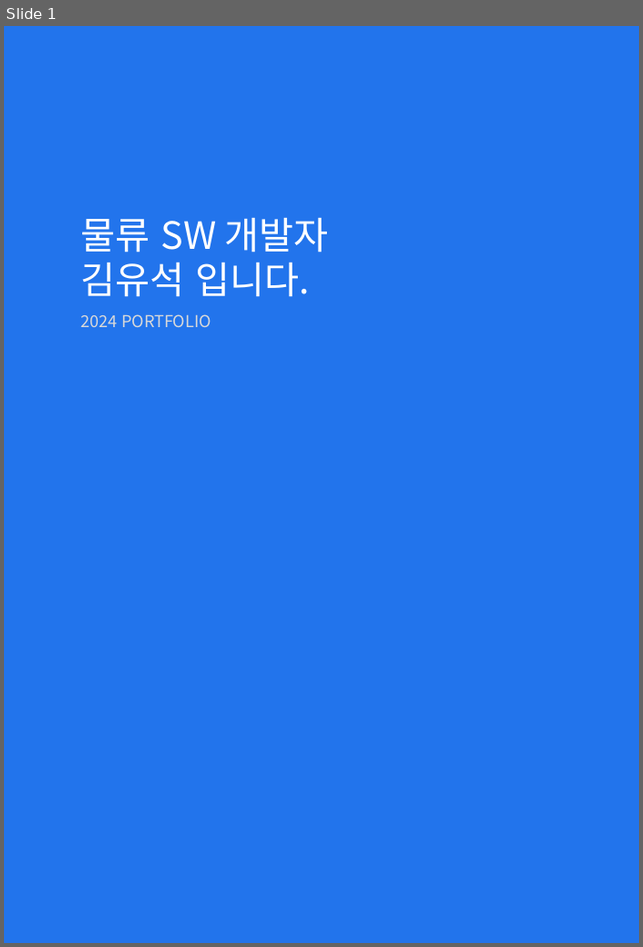
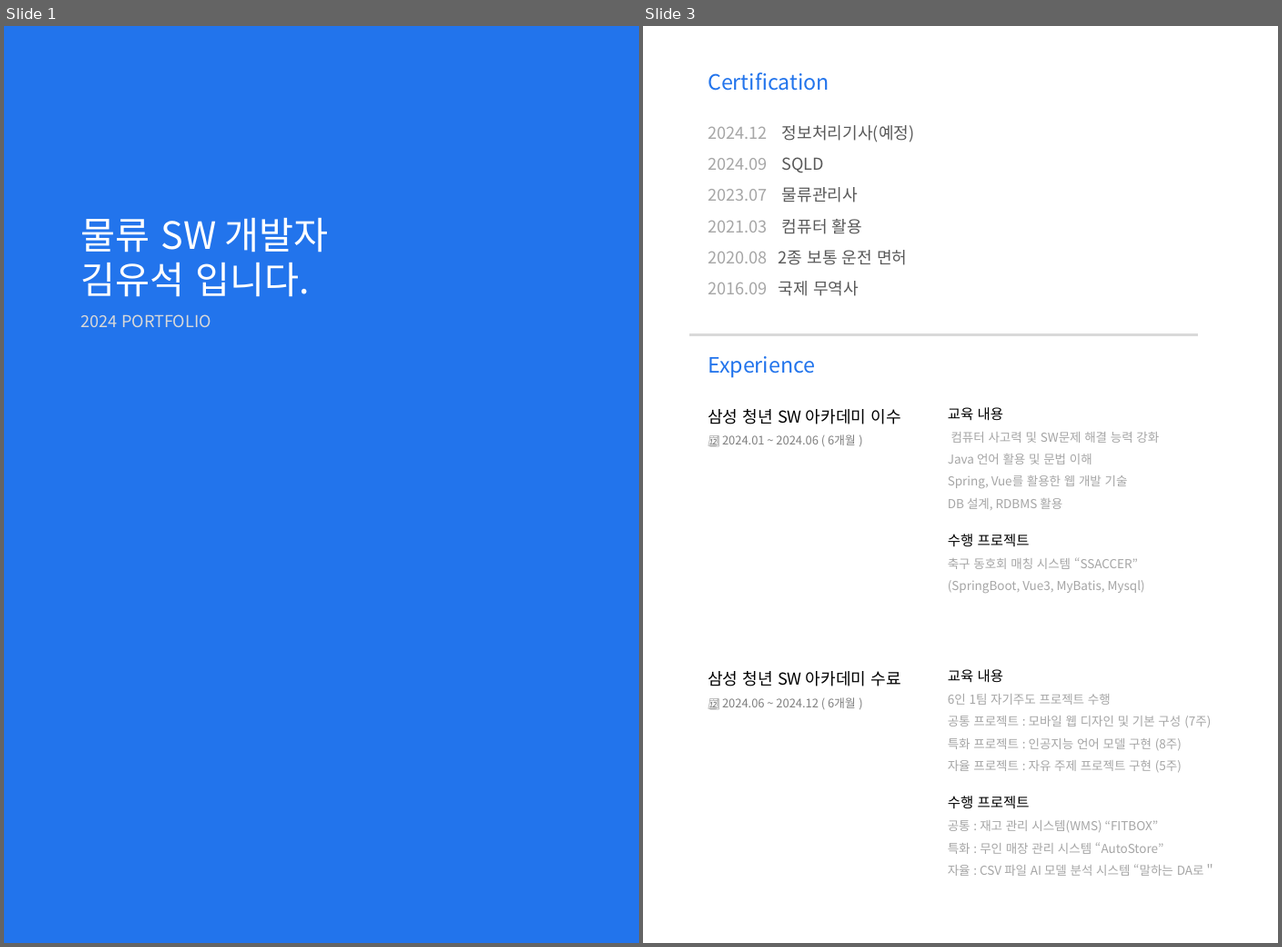
Before and after one commit to yuseok01/itgorae, a slide deck: ppt/김유석 포트폴리오3.pptx. Shown side by side, each under a label of ours: slide 1 before the commit, slides 1 and 3 after it; the slides between them are not shown. The pictures are 643x947 and 1282x947 pixels, drawn with LibreOffice and Linux fonts; fonts in the diff are those of the drawing. Boxes give left, top, right and bottom in pixels: in the first picture for what was removed or moved away, otherwise in the second. Text is boxed around its words. In the diff, an @@ line names an element or a change of style, - is before the commit and + after.

Commit message:
1124

```diff
--- a/ppt/김유석 포트폴리오3.pptx
+++ b/ppt/김유석 포트폴리오3.pptx
@@ slide 3 added at box(643, 26, 1278, 943), background #FFFFFF @@
@@ text added at box(708, 72, 830, 91), 18 pt, text #2274EC @@
+Certification
@@ text added at box(708, 125, 915, 296), 14 pt, text #A6A6A6 @@
+2024.12 정보처리기사(예정)
+2024.09 SQLD
+2023.07 물류관리사
+2021.03 컴퓨터 활용
+2020.08 2종 보통 운전 면허
+2016.09 국제 무역사
@@ line added from (689, 335) to (1198, 335), #D9D9D9 2 pt @@
@@ text added at box(708, 356, 815, 378), 18 pt, text #2274EC @@
+Experience
@@ text added at box(948, 407, 1159, 510), 10.5 pt, text #A6A6A6 @@
+교육 내용
+컴퓨터 사고력 및 SW문제 해결 능력 강화
+Java 언어 활용 및 문법 이해
+Spring, Vue를 활용한 웹 개발 기술
+DB 설계, RDBMS 활용
@@ text added at box(708, 409, 901, 445), 10 pt, text #808080 @@
+삼성 청년 SW 아카데미 이수
+📆 2024.01 ~ 2024.06 ( 6개월 )
@@ text added at box(948, 534, 1145, 593), 10.5 pt, text #A6A6A6 @@
+수행 프로젝트
+축구 동호회 매칭 시스템 “SSACCER”
+(SpringBoot, Vue3, MyBatis, Mysql)
@@ text added at box(708, 671, 901, 708), 10 pt, text #808080 @@
+삼성 청년 SW 아카데미 수료
+📆 2024.06 ~ 2024.12 ( 6개월 )
@@ text added at box(948, 669, 1211, 772), 10.5 pt, text #A6A6A6 @@
+교육 내용
+6인 1팀 자기주도 프로젝트 수행
+공통 프로젝트 : 모바일 웹 디자인 및 기본 구성 (7주)
+특화 프로젝트 : 인공지능 언어 모델 구현 (8주)
+자율 프로젝트 : 자유 주제 프로젝트 구현 (5주)
@@ text added at box(948, 796, 1216, 876), 10.5 pt, text #A6A6A6 @@
+수행 프로젝트
+공통 : 재고 관리 시스템(WMS) “FITBOX”
+특화 : 무인 매장 관리 시스템 “AutoStore”
+자율 : CSV 파일 AI 모델 분석 시스템 “말하는 DA로＂
```
Also in this commit, not shown: 1 slide changed, 5 other slides added, 1 slide removed.
